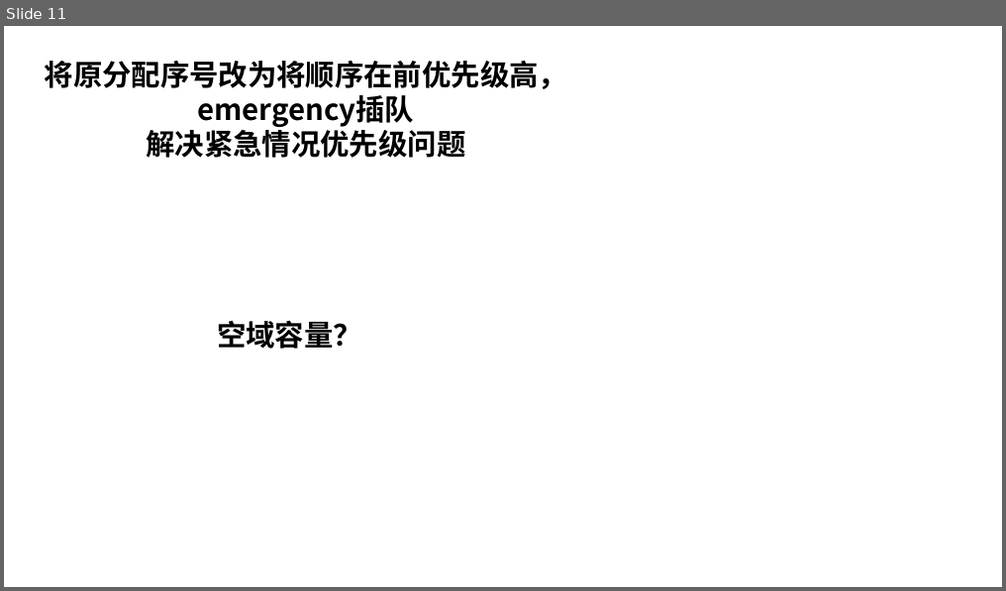
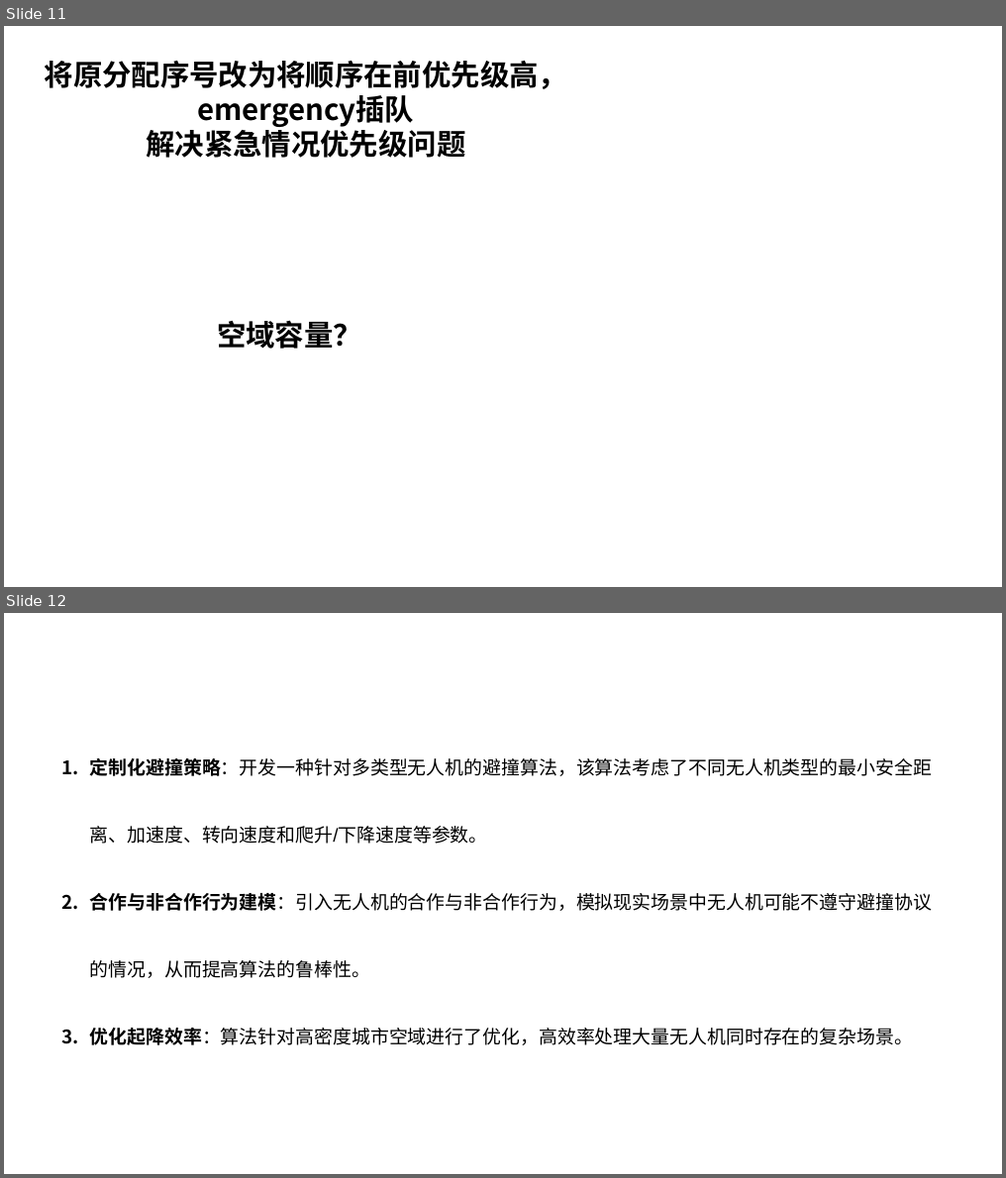
Before and after one commit to Wangjubo888/AAP_article, a slide deck: 汇报/组会汇报.pptx. Shown one above the other, each under a label of ours: slide 11 before the commit, slides 11 and 12 after it. The pictures are 1006x591 and 1006x1178 pixels, drawn with LibreOffice and Linux fonts; fonts in the diff are those of the drawing. Boxes give left, top, right and bottom in pixels: in the first picture for what was removed or moved away, otherwise in the second. Text is boxed around its words. In the diff, an @@ line names an element or a change of style, - is before the commit and + after.

```diff
--- a/汇报/组会汇报.pptx
+++ b/汇报/组会汇报.pptx
@@ slide 12 added at [4,613,1002,1174], background #FFFFFF @@
@@ text added at [90,759,932,1046], 18 pt, text #000000 @@
+1. 定制化避撞策略：开发一种针对多类型无人机的避撞算法，该算法考虑了不同无人机类型的最小安全距离、加速度、转向速度和爬升/下降速度等参数。
+2. 合作与非合作行为建模：引入无人机的合作与非合作行为，模拟现实场景中无人机可能不遵守避撞协议的情况，从而提高算法的鲁棒性。
+3. 优化起降效率：算法针对高密度城市空域进行了优化，高效率处理大量无人机同时存在的复杂场景。
```
Also in this commit, not shown: 2 other slides added, 1 slide removed, 34 other files.
